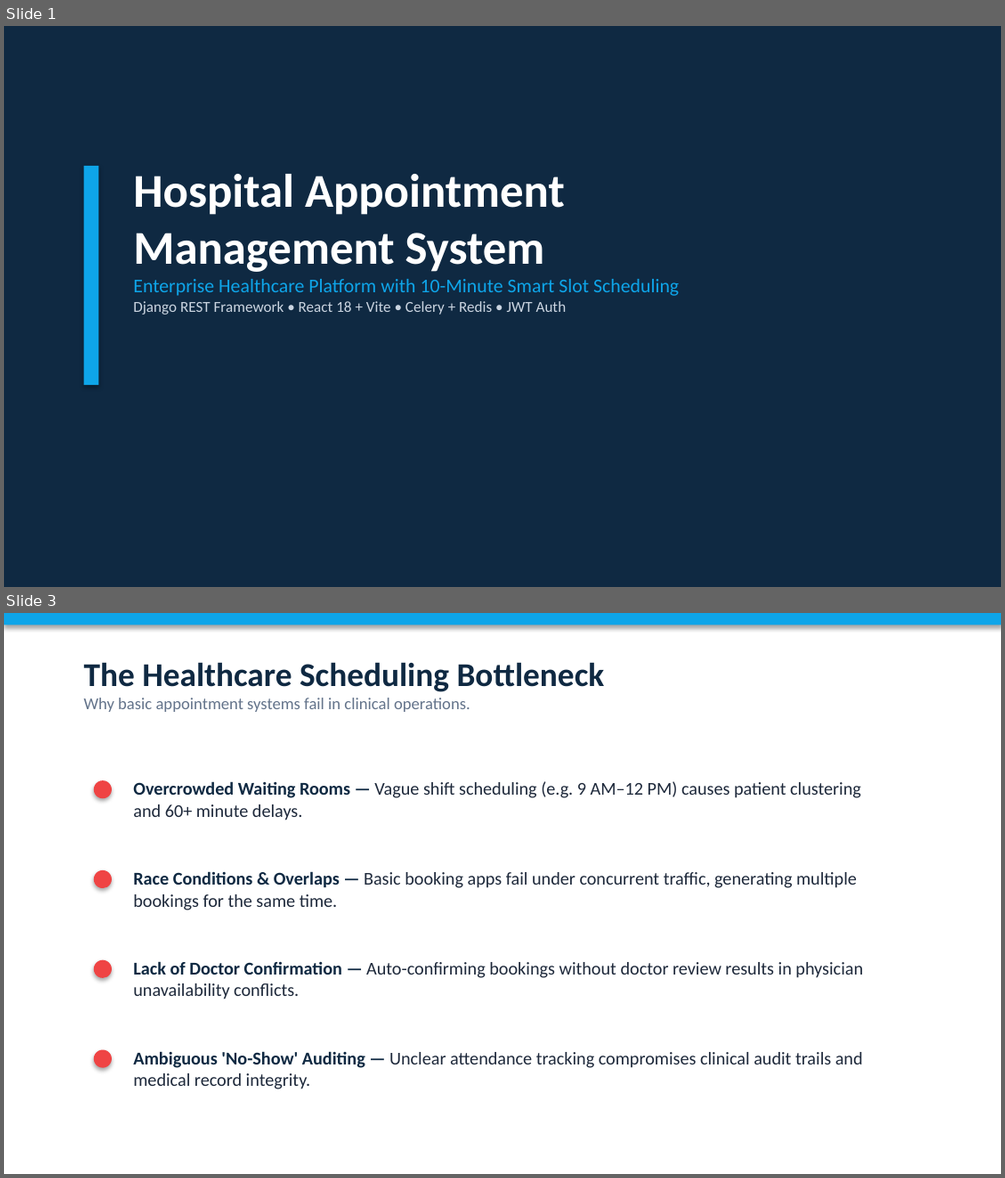
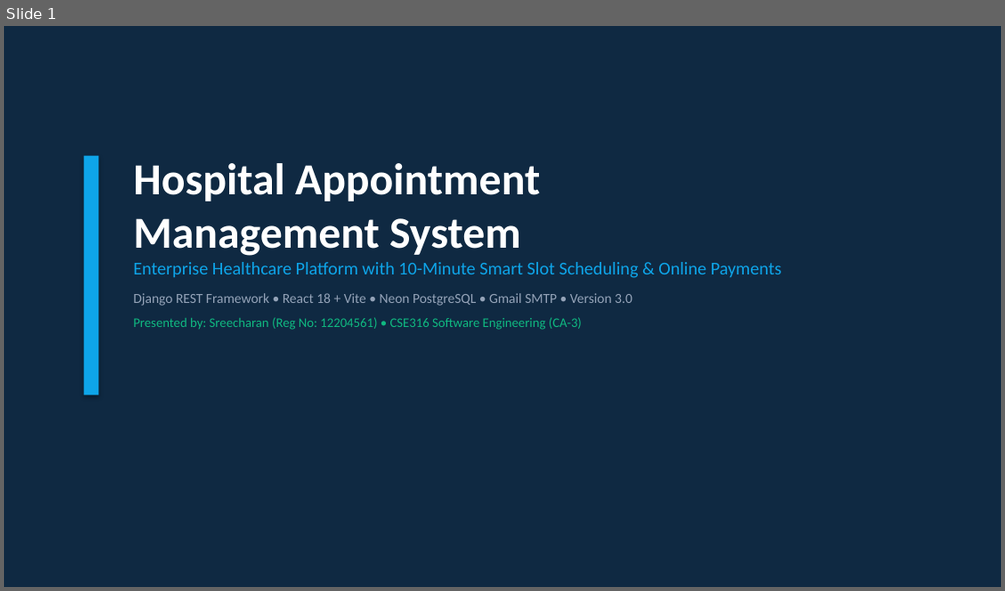
Before and after one commit to Sreecharan01/Hospital-Management-System, a slide deck: hospital_management_system.pptx. Shown one above the other, each under a label of ours: slides 1 and 3 before the commit, slide 1 after it; the slides between them are not shown. The pictures are 1005x1178 and 1005x591 pixels, drawn with LibreOffice and Linux fonts; fonts in the diff are those of the drawing. Boxes give left, top, right and bottom in pixels: in the first picture for what was removed or moved away, otherwise in the second. Text is boxed around its words. In the diff, an @@ line names an element or a change of style, - is before the commit and + after.

Commit message:
feat(presentation): update 16-slide PPTX with INR payments, 50% refund, live Gmail SMTP, and cloud deployment

```diff
--- a/hospital_management_system.pptx
+++ b/hospital_management_system.pptx
@@ slide 3 removed at (4, 613, 1001, 1174), background #FFFFFF @@
@@ rectangle removed at (4, 613, 1001, 625) @@
@@ text removed at (84, 662, 605, 712) @@
-The Healthcare Scheduling Bottleneck
-Why basic appointment systems fail in clinical operations.
@@ ellipse removed at (94, 780, 112, 798) @@
@@ text removed at (133, 781, 861, 820) @@
-Overcrowded Waiting Rooms — Vague shift scheduling (e.g. 9 AM–12 PM) causes patient clustering and 60+ minute delays.
@@ ellipse removed at (94, 870, 112, 888) @@
@@ text removed at (133, 871, 857, 910) @@
-Race Conditions & Overlaps — Basic booking apps fail under concurrent traffic, generating multiple bookings for the same time.
@@ ellipse removed at (94, 960, 112, 978) @@
@@ text removed at (133, 961, 863, 999) @@
-Lack of Doctor Confirmation — Auto-confirming bookings without doctor review results in physician unavailability conflicts.
@@ ellipse removed at (94, 1050, 112, 1068) @@
@@ text removed at (133, 1051, 863, 1089) @@
-Ambiguous 'No-Show' Auditing — Unclear attendance tracking compromises clinical audit trails and medical record integrity.
@@ slide 1 changed as well @@
@@ rectangle: place and size @@
-rectangle at (84, 166, 98, 385)
+rectangle at (84, 156, 98, 394)
@@ text "Hospital Appointment Management System": place and size @@
-text "Hospital Appointment Management System" at (133, 174, 679, 314)
+text "Hospital Appointment Management System" at (133, 163, 782, 329)
@@ text at (133, 163, 540, 256): size 34 to 32 pt in "Hospital Appointment Management System" @@
@@ text at (133, 262, 782, 329): text changed; size 14 to 13 pt @@
-Enterprise Healthcare Platform with 10-Minute Smart Slot Scheduling
-Django REST Framework • React 18 + Vite • Celery + Redis • JWT Auth
+Enterprise Healthcare Platform with 10-Minute Smart Slot Scheduling & Online Payments
+Django REST Framework • React 18 + Vite • Neon PostgreSQL • Gmail SMTP • Version 3.0
+Presented by: Sreecharan (Reg No: 12204561) • CSE316 Software Engineering (CA-3)
```
Also in this commit, not shown: 15 slides added, 12 other slides removed, 1 other file.
